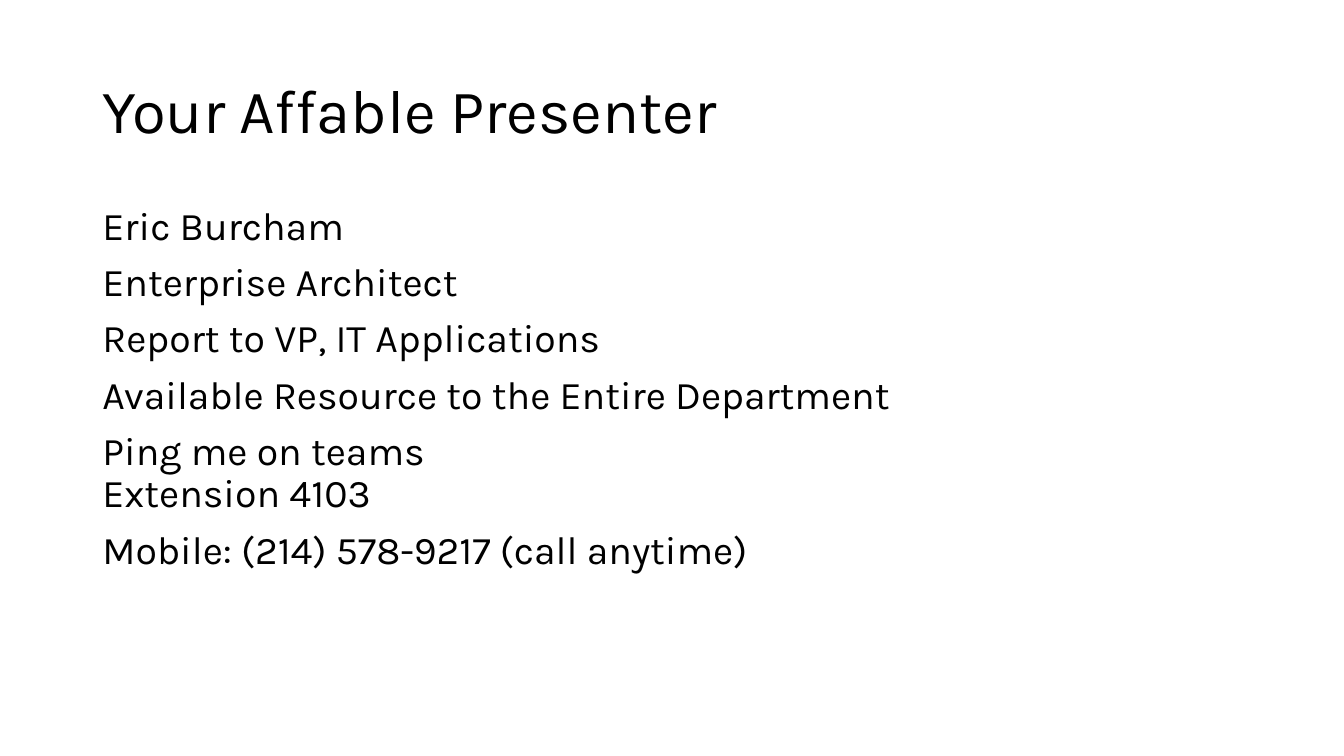
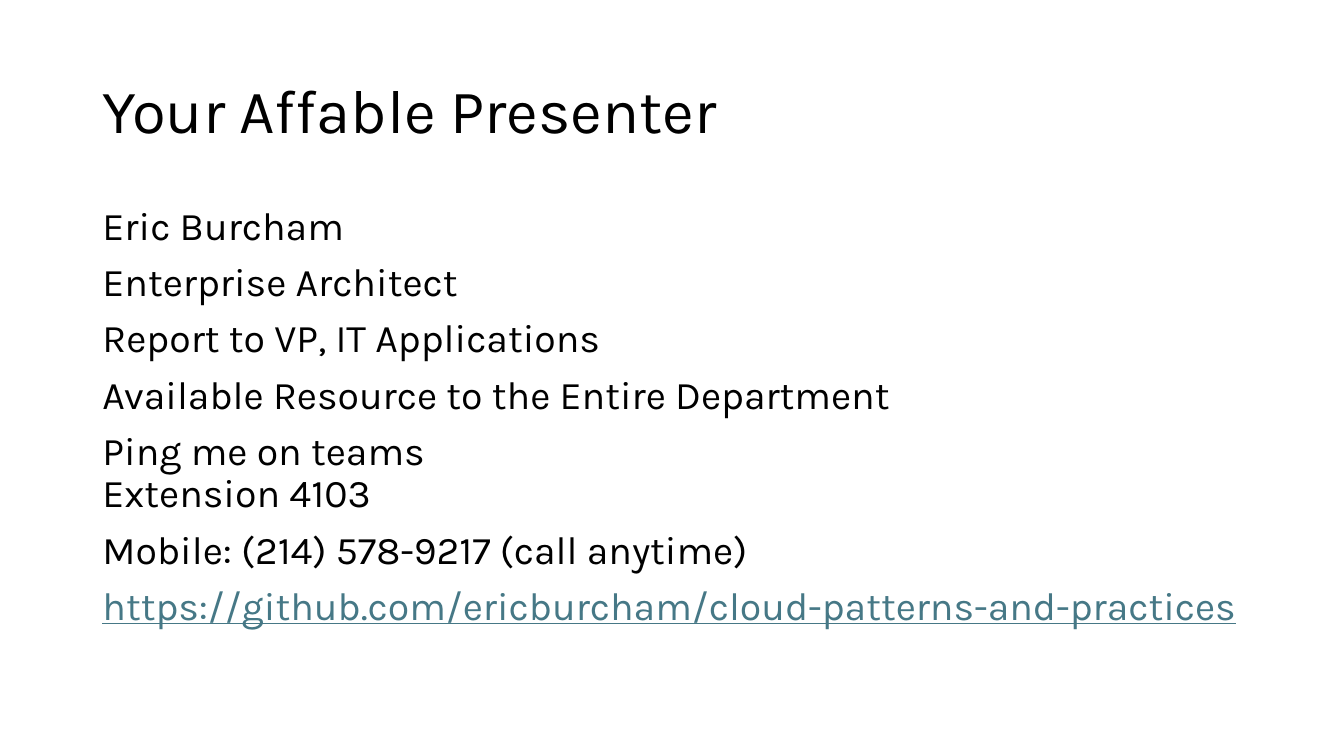
Before and after one commit to ericburcham/cloud-patterns-and-practices, a slide deck: slide 3 of Presentation.pptx. Drawn at 1344x756 pixels with LibreOffice and Linux fonts; fonts in the diff are those of the drawing. Boxes give left, top, right and bottom in pixels: in the first picture for what was removed or moved away, otherwise in the second. Text is boxed around its words. In the diff, an @@ line names an element or a change of style, - is before the commit and + after.

```diff
--- a/Presentation.pptx
+++ b/Presentation.pptx
@@ text at (102,591,1235,630): paragraph added @@
+https://github.com/ericburcham/cloud-patterns-and-practices
```
Also in this commit, not shown: 32 slides added.
